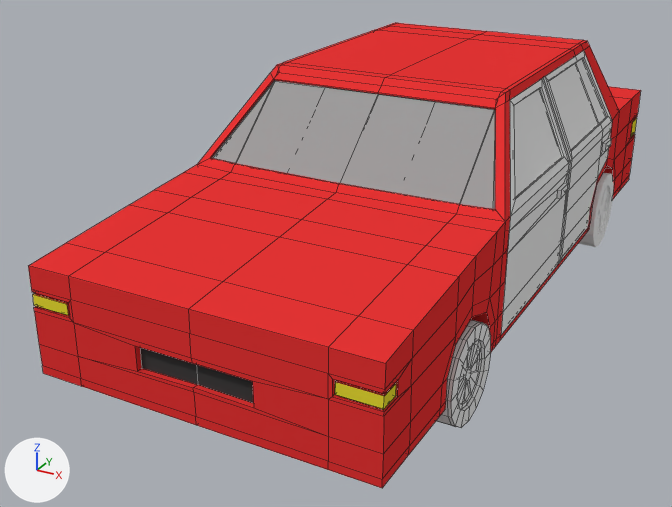
A saved change to the Blender file production/assets/models/car/car_rig.blend.
Camera for both pictures: a 50 mm lens placed at (3.95, -8.98, 4.59), pointed at (-0.5, -0.89, 0.55). The axes (+X, +Y, +Z) are drawn at lower left. The lights are the same throughout. Mesh edges are drawn as thin lines on the coarser meshes.

Names of what the first picture shows: 'car', 'door_BL', 'door_FL', 'wheel_BL', 'wheel_FL'.
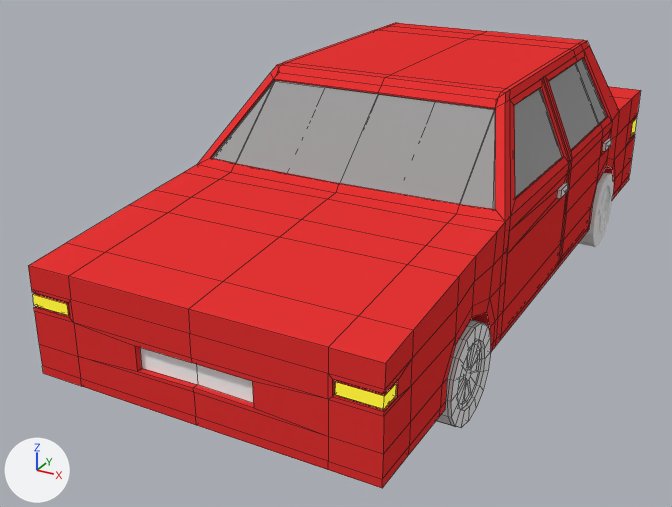
Commit message: more car materials

Location of each change, (x1, y1, x2, y2) in pixels of the pictures (672 x 507 px):
'car', recoloured
    both: (33, 48, 637, 411)
part 1 of me_cube_011, recoloured (grey to red)
    both: (560, 124, 603, 262)
part 2 of me_cube_011, recoloured (grey to red)
    both: (598, 117, 612, 176)
part 3 of me_cube_011, recoloured (grey to red)
    both: (575, 50, 612, 120)
part 4 of me_cube_011, recoloured (grey to red)
    both: (543, 77, 572, 161)
part 5 of me_cube_011, recoloured (grey to red)
    both: (545, 57, 577, 81)
part 6 of me_cube_011, recoloured
    both: (549, 58, 607, 150)
part 7 of me_cube_007, recoloured (grey to red)
    both: (501, 78, 570, 335)
part 8 of me_cube_007, recoloured
    both: (514, 89, 562, 198)

The change, as a list of edits to the scene's bpy script:
```text
Change mat_car_license_plates:
    mat_car_license_plates.base_color: (0.05, 0.05, 0.05) -> (1.0, 1.0, 1.0)  # black #3f3f3f -> white #ffffff
Change mat_car_lights:
    add n1 = _N.new('ShaderNodeBsdfDiffuse'); n1.name = 'Diffuse BSDF'
    add n1.inputs[0].default_value = (0.799, 0.701, 0.0343, 1.0)  # 'Color', yellow #e7da34
    add n2 = _N.new('ShaderNodeEmission'); n2.name = 'Emission'
    add n2.inputs[0].default_value = (0.799, 0.701, 0.0343, 1.0)  # 'Color', yellow #e7da34
    add n2.inputs[1].default_value = 1.5  # 'Strength'
    add n3 = _N.new('ShaderNodeMixShader'); n3.name = 'Mix Shader'
    where n0 = _N.new('ShaderNodeOutputMaterial'); n0.name = 'Material Output'
    remove n1 = _N.new('ShaderNodeBsdfDiffuse'); n1.name = 'Diffuse BSDF'
    remove n1.inputs[0].default_value = (0.799, 0.698, 0.0338, 1.0)  # 'Color', yellow #e7da34
    remove _L.new(n1.outputs[0], n0.inputs[0])  # 'BSDF' to 'Surface'
    add _L.new(n1.outputs[0], n3.inputs[1])  # 'BSDF' to 'Shader'
    add _L.new(n3.outputs[0], n0.inputs[0])  # 'Shader' to 'Surface'
    add _L.new(n2.outputs[0], n3.inputs[2])  # 'Emission' to 'Shader'
Add mat_car_handles:
    mat_car_handles = diffuse_material('car_handles')
    mat_car_handles.base_color = (0.8, 0.8, 0.8)  # white #e7e7e7
Change me_cube_011:
    where me_cube_011.from_pydata(...)  # 118 vertices, 116 faces; spans x 1.22..1.67, y 0.06..1.84, z -0.35..1.63
    used by ob_door_bl; location = (0.0, 0.2, 0.8)
    me_cube_011 part 1: 51 of the faces centred in x 1.51..1.63, y 0.07..1.04, z -0.35..0.86 switch from no material to mat_car_body (red #e73535)
    me_cube_011 part 2: 28 of the faces centred in x 1.55..1.63, y 1.22..1.84, z -0.23..0.86 switch from no material to mat_car_body (red #e73535)
    me_cube_011 part 3: 13 of the faces centred in x 1.24..1.45, y 1.39..1.71, z 1.2..1.63 switch from no material to mat_car_body (red #e73535)
    me_cube_011 part 4: 10 of the faces centred in x 1.24..1.45, y 0.07..0.18, z 1.2..1.62 switch from no material to mat_car_body (red #e73535)
    me_cube_011 part 5: 7 of the faces centred in x 1.24..1.42, y 0.68..0.75, z 1.2..1.63 switch from no material to mat_car_body (red #e73535)
    me_cube_011 part 6: all 2 faces centred in x 1.43, y 0.75..1.48, z 1.21 switch from no material to mat_car_windows (grey #a0a0a0)
    add me_cube_011.materials.append(mat_car_handles)  # white #e7e7e7
Change me_cube_007:
    where me_cube_007.from_pydata(...)  # 89 vertices, 87 faces; spans x 1.23..1.67, y -1.81..0.06, z -0.35..1.63
    used by ob_door_fl; location = (0.0, 0.2, 0.8)
    me_cube_007 part 7: 81 of the faces centred in x 1.24..1.63, y -1.81..0.05, z -0.35..1.62 switch from no material to mat_car_body (red #e73535)
    me_cube_007 part 8: the 1 face centred in x 1.43, y -0.66, z 1.22 switches from no material to mat_car_windows (grey #a0a0a0)
    add me_cube_007.materials.append(mat_car_windows)  # grey #a0a0a0
    add me_cube_007.materials.append(mat_car_handles)  # white #e7e7e7
```
